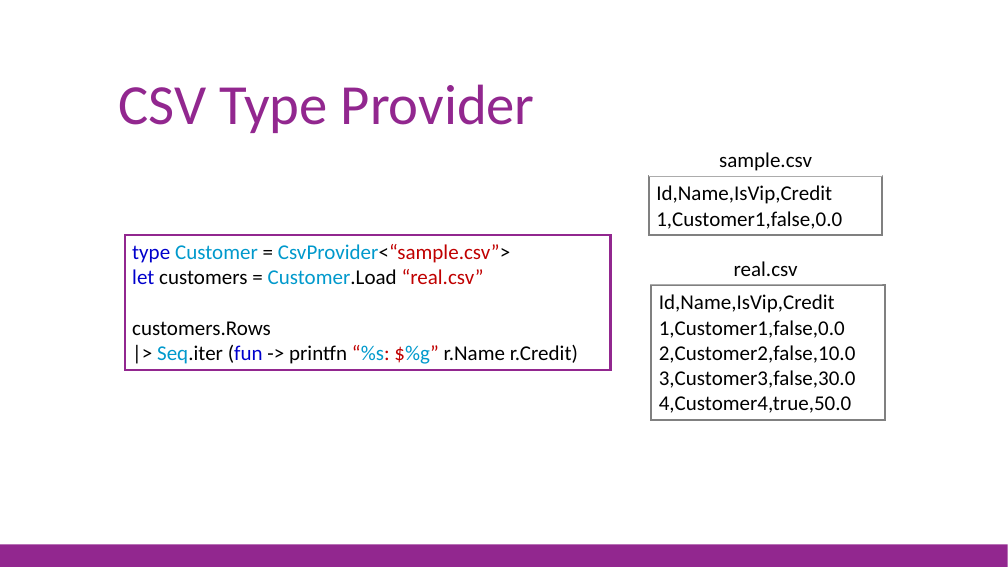
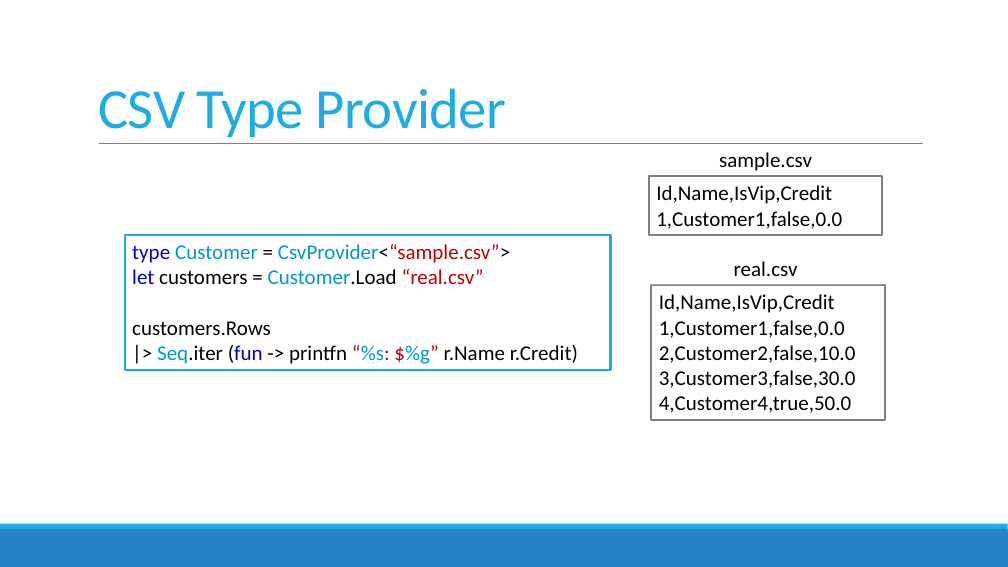
Before and after one commit to jorgef/fsharpworkshop, a slide deck: slide 75 of FSharpWorkshop_Slides.pptx (slide 78 before the commit). Drawn at 1008x567 pixels with LibreOffice and Linux fonts; fonts in the diff are those of the drawing. Boxes give left, top, right and bottom in pixels: in the first picture for what was removed or moved away, otherwise in the second. Text is boxed around its words. In the diff, an @@ line names an element or a change of style, - is before the commit and + after.

```diff
--- a/FSharpWorkshop_Slides.pptx
+++ b/FSharpWorkshop_Slides.pptx
@@ title "CSV Type Provider": place and size @@
-title "CSV Type Provider" at <box>118,84,535,133</box>
+title "CSV Type Provider" at <box>98,88,506,137</box>
@@ title "CSV Type Provider" at <box>98,88,506,137</box>: text colour #92278F to #1CADE4, letter spacing 0 to -0.5 pt; line spacing 0.9 to 0.85 @@
@@ line added from (99, 144) to (923, 144), #808080 0.5 pt @@
@@ rectangle "type Customer = CsvProvider<“sample.csv”>" at <box>125,235,611,370</box>: outline #92278F 2 pt to #1CADE4 2 pt @@
@@ rectangle: place and size @@
-rectangle at <box>0,544,1008,567</box>
+rectangle at <box>0,529,1008,567</box>
@@ rectangle at <box>0,529,1008,567</box>: fill #92278F to #2683C6 @@
@@ rectangle added at <box>0,524,1008,529</box>, fill #1CADE4 @@
```
Also in this commit, not shown: 80 other slides changed, 2 slides added, 5 slides removed, 1 other file.
